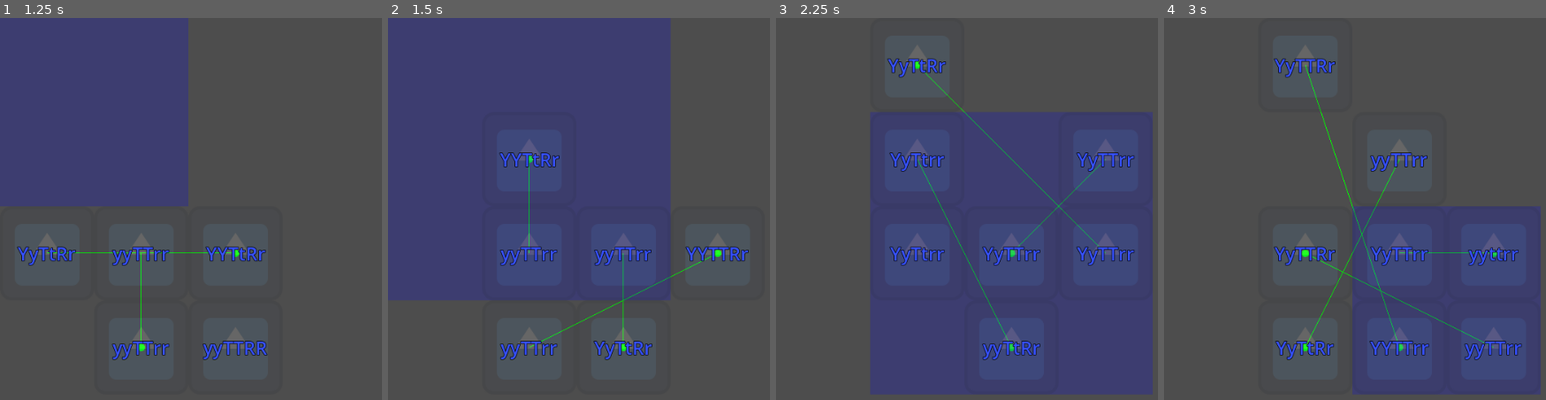
Above: before the commit, frames 1-4 (left to right).
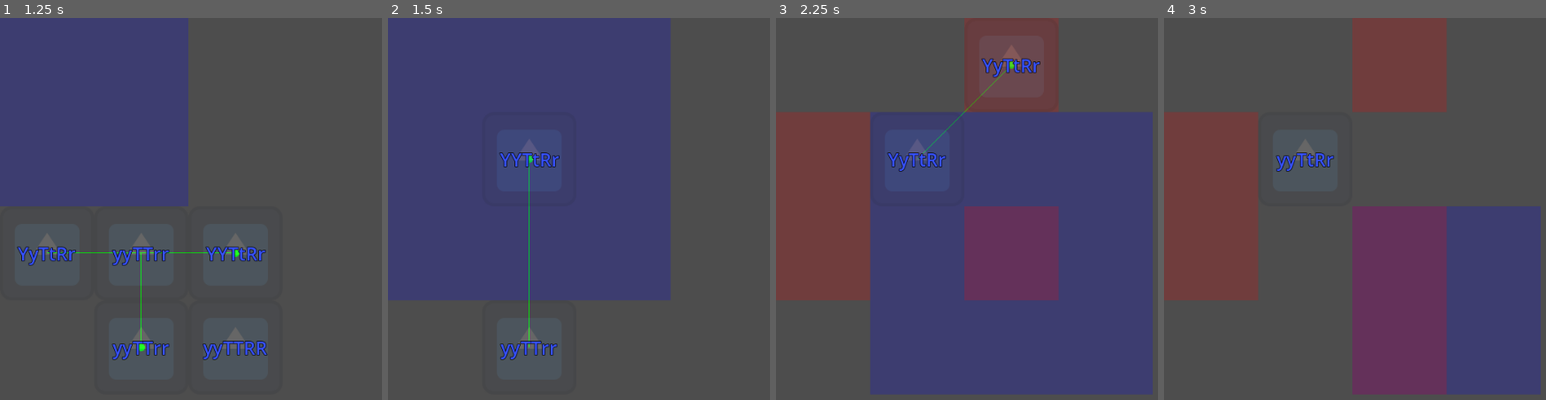
Above: after the commit, the same moments.

Repository: vincentwilliamrodriguez/Inheritopia
Game: Godot game, scene res://scenes/game.tscn
The game is run twice, just before and just after one commit, with the same random seed, the same clock (stepped at 60 frames per second) and the same inputs. The engine's default icon, where the game draws it, is replaced by a stand-in: a white triangle on a blue panel in a dark square.
Inputs:
- Up to frame 1 (1.25 s): tap Enter at 0.5 s; tap N (next) at 0.6 s
- Up to frame 2 (1.5 s): tap Space at 1.25 s; tap N (next) at 1.35 s
- Up to frame 3 (2.25 s): tap Enter at 2 s; tap N (next) at 2.1 s
- Up to frame 4 (3 s): tap Space at 2.75 s; tap N (next) at 2.85 s

Frame 1 is identical in both runs. In frame 2, 1.9% of the frame differs, in the area x 29-95%, y 56-90%; in frame 3, 26%; in frame 4, 34%, in the area x 0-94%, y 0-99%.

Commit message:
Add system for updating waterlogged tiles

Diff:
--- a/scripts/Game.gd
+++ b/scripts/Game.gd
@@ -5,6 +5,7 @@
 var sunflowers: Array[Sunflower]
 var breeding_orders = []
 var preview_map = 0b0
+var preview_map_2 = 0b0
 var generation_num = 1
 
 func _ready():
@@ -41,6 +42,8 @@
 	for i in 16:
 		if (preview_map >> i) & 1 == 1:
 			draw_rect(Rect2(g.to_2d_x(i) * 128, g.to_2d_y(i) * 128, 128, 128), Color(0, 0, 1, 0.2))
+		if (preview_map_2 >> i) & 1 == 1:
+			draw_rect(Rect2(g.to_2d_x(i) * 128, g.to_2d_y(i) * 128, 128, 128), Color(1, 0, 0, 0.2))
 
 func new_sunflower(pos, genes):
 	var sunflower = sunflower_class.duplicate()
@@ -127,7 +130,6 @@
 				var is_plant_affected = ((event.affected_map >> sunflower.pos) & 1) == 1
 
 				if is_position_based and is_plant_affected:
-					print("Awaw %s" % sunflower.pos)
 					continue
 
 				var is_dominant = sunflower.genes[event.affected_trait] > 0
@@ -146,13 +148,12 @@
 
 			match event_name:
 				"Storm":
+					g.events["Waterlogging"].update_map()
 					event.move_storm()
 					event.update_map()
 
-				"Waterlogging":
-					pass
 				"Pest Invasion":
-					pass
+					event.update_map()
 
 			event.active_num += 1
 
@@ -179,7 +180,7 @@
 
 			match event_name:
 				"Waterlogging":
-					add_event = event.affected_map != 0
+					add_event = g.is_event_active("Storm")
 				"Night":
 					add_event = (((generation_num - 1) / 5) % 2) == 1
 				_:
@@ -204,8 +205,10 @@
 	for event_name in g.events:
 		if g.is_event_active(event_name):
 			current_events.append(event_name)
+
 	print("Awaw %s %s" % [generation_num, current_events])
 	preview_map = g.events["Storm"].affected_map
+	preview_map_2 = g.events["Waterlogging"].affected_map
 
 func find_index(inp: Sunflower):
 	for i in len(sunflowers):
--- a/scripts/g.gd
+++ b/scripts/g.gd
@@ -1,8 +1,8 @@
 extends Node
 
-var SQUARE_SIZE = 128
-var START_POS = [5, 6, 9, 10]
-var START_GENES = [2, 2, 2]
+const SQUARE_SIZE = 128
+const START_POS = [5, 6, 9, 10]
+const START_GENES = [2, 2, 2]
 
 var rng: RandomNumberGenerator = RandomNumberGenerator.new()
 var breed_lookup = []
@@ -12,6 +12,14 @@
 var genotypes = [["yy", "yY", "Yy", "YY"],
 				 ["tt", "tT", "Tt", "TT"],
 				 ["rr", "rR", "Rr", "RR"]]
+var events = {
+	"Storm": 			Storm.new(1, [0.90, 0.70], 1.00),
+	"Waterlogging": 	Waterlogging.new(2, [0.70, 0.50], 0.00, 2),
+	"Drought": 			Event.new(2, [0.50, 0.90], 0.00),
+	"Pest Invasion": 	Pest.new(0, [0.40, 0.40], 0.15, 2),
+	"Night": 			Event.new(1, [0.60, 0.90], 0.00),
+	"Fertility": 		Event.new(0, [1.00, 1.00], 0.05)
+}
 
 class Event:
 	var affected_map: int
@@ -20,11 +28,25 @@
 	var survival_chances: Array
 	var active_num: int
 	var past_affected_map: Array
+	var tile_lasts_for: int
 
-	func _init(inp_trait, inp_survival, inp_spawn):
+	func _init(inp_trait, inp_survival, inp_spawn, inp_tile = 0):
 		affected_trait = inp_trait
 		survival_chances = inp_survival
 		spawn_chance = inp_spawn
+		tile_lasts_for = inp_tile
+
+	func update_map():
+		if len(past_affected_map) > tile_lasts_for:
+			var longest_affected = affected_map
+			var recent_map =  past_affected_map.slice(-tile_lasts_for, len(past_affected_map))
+
+			for map in recent_map:
+				longest_affected &= map
+
+			affected_map ^= longest_affected	# removing longest affected tiles from the map
+
+		past_affected_map.append(affected_map)
 
 class Storm:
 	extends Event
@@ -59,15 +81,24 @@
 			for neighbpr in g.neighbors_lookup[eye_pos_1d]:
 				affected_map |= (1 << neighbpr)
 
+class Waterlogging:
+	extends Event
+	const FLOOD_CHANCE = 0.20
 
-var events = {
-	"Storm": 			Storm.new(1, [0.90, 0.70], 1.00),
-	"Waterlogging": 	Event.new(2, [0.70, 0.50], 0.00),
-	"Drought": 			Event.new(2, [0.50, 0.90], 0.00),
-	"Pest Invasion": 	Event.new(0, [0.40, 0.40], 0.15),
-	"Night": 			Event.new(1, [0.60, 0.90], 0.00),
-	"Fertility": 		Event.new(0, [1.00, 1.00], 0.05)
-}
+	func update_map():
+		var storm_map = g.events["Storm"].affected_map
+
+		for i in 16:
+			if (((storm_map >> i) & 1) == 1) and (g.rng.randf() < FLOOD_CHANCE):
+				affected_map |= (1 << i)
+
+		super()
+
+class Pest:
+	extends Event
+
+	func update_map():
+		super()
 
 func _ready():
 	# Initialize breed_lookup
@@ -90,7 +121,6 @@
 				if not (dir_x == 0 and dir_y == 0) and \
 					   is_inbound(new_x, new_y):
 					neighbors_lookup[i].append(to_1d(new_x, new_y))
-
 
 func _process(delta):
 	pass
